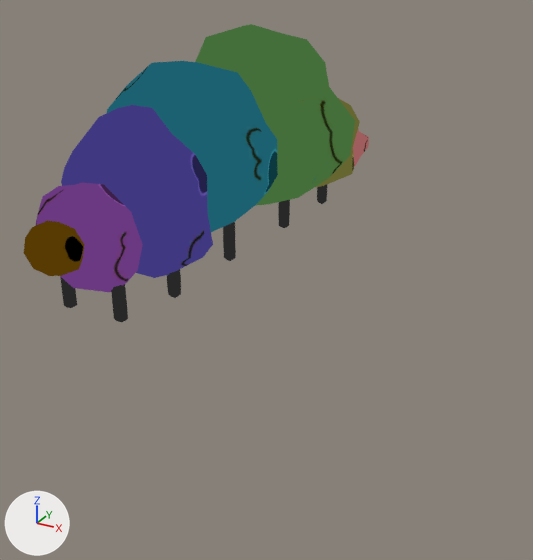
Before and after pictures for a commit that changed the glTF model godot/assets/models/battle/summons/FlufflapillarSad.glb.
One viewpoint serves both versions: a camera (50 mm lens) standing at (0.169, -0.271, 0.118) and looking at (0.024, -0.009, -0.014). Arrows for +X, +Y and +Z are at lower left; the lights stay in place. The picture after the commit comes second. Both versions are drawn at frame 0 of the action 'FlufflapillarSad_Intro'; the numbers are the values there. Vertices at exactly the same position are counted once.

The first picture shows 'FlufflapillarSad.001'.
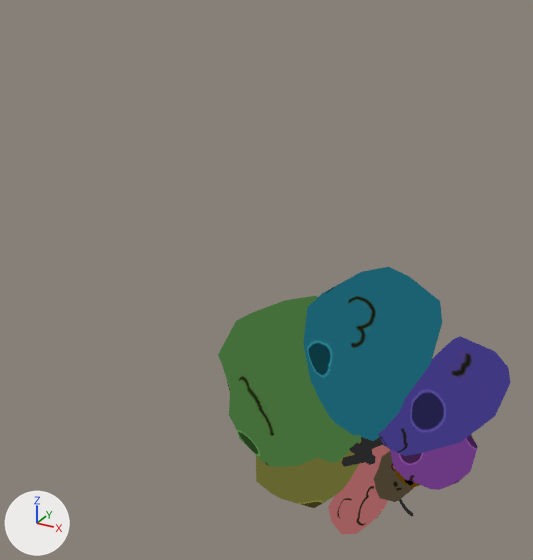
Location of each change, (x1, y1, x2, y2) in pixels of the pictures (533 x 560 px; the box of a moved part takes in the faces that stretch with it):
'FlufflapillarSad.001', reshaped, rescaled, moved, turned
    before: (24, 24, 369, 322)
    after: (218, 267, 511, 534)
part 1 of me_flufflapillarsad, moved or reshaped (not visible afterwards)
    before: (223, 222, 236, 261)
part 2 of me_flufflapillarsad, moved or reshaped (not visible afterwards)
    before: (167, 269, 181, 298)
part 3 of me_flufflapillarsad, moved or reshaped (not visible afterwards)
    before: (111, 284, 128, 322)
part 4 of me_flufflapillarsad, moved or reshaped (not visible before)
    after: (361, 437, 373, 456)
part 5 of me_flufflapillarsad, moved or reshaped (not visible before)
    after: (359, 437, 383, 452)
part 6 of me_flufflapillarsad, moved or reshaped (not visible afterwards)
    before: (60, 277, 77, 308)
part 7 of me_flufflapillarsad, moved or reshaped (not visible afterwards)
    before: (278, 200, 290, 228)
part 8 of me_flufflapillarsad, moved or reshaped (not visible before)
    after: (349, 443, 376, 465)
part 9 of me_flufflapillarsad, moved or reshaped (not visible before)
    after: (399, 499, 413, 516)
part 10 of me_flufflapillarsad, moved or reshaped (not visible afterwards)
    before: (317, 185, 327, 204)
part 11 of me_flufflapillarsad, moved or reshaped (not visible before)
    after: (342, 455, 365, 467)
part 12 of me_flufflapillarsad, moved or reshaped
    before: (24, 24, 369, 292)
    after: (218, 267, 511, 534)

Edits to the bpy script that builds the scene:
```text
Change me_flufflapillarsad:
    used by ob_flufflapillarsad_001; parent = ob_flufflapillarsad; location = (0.0, 0.0, 0.0); rotation_euler = (1.571, 0.0, 0.0), in degrees (90, 0, 0)
    remove me_flufflapillarsad.from_pydata(...)  # 809 vertices, 1530 faces; spans x -1.01..0.99, y 0.0..1.81, z -2.23..2.35
    add me_flufflapillarsad.from_pydata(...)  # 809 vertices, 1530 faces; spans x 0.01..2.6, y -1.03..0.97, z -2.6..-0.1
    me_flufflapillarsad part 1: the loose piece of 26 vertices spanning x 0.28..0.37, y 0.0..0.43, z 0.48..0.57 is multiplied about its middle by the matrix ((0.0, -0.171, 0.985), (1.0, 0.006, 0.001), (-0.006, 0.985, 0.171)), then moved by (1.23, 0.09, -2.03)
    me_flufflapillarsad part 2: the loose piece of 26 vertices spanning x 0.3..0.39, y 0.0..0.31, z 1.3..1.4 is multiplied about its middle by the matrix ((-0.003, 0.756, 0.655), (1.0, 0.005, -0.001), (-0.004, 0.655, -0.756)), then moved by (1.28, 0.16, -2.86)
    me_flufflapillarsad part 3: the loose piece of 26 vertices spanning x 0.2..0.29, y 0.0..0.39, z 1.81..1.9 is multiplied about its middle by the matrix ((-0.003, 0.952, -0.306), (1.0, 0.003, -0.001), (0.0, -0.306, -0.952)), then moved by (1.42, 0.02, -3.36)
    me_flufflapillarsad part 4: the loose piece of 26 vertices spanning x -0.34..-0.25, y 0.0..0.43, z 0.48..0.57 is multiplied about its middle by the matrix ((0.0, -0.171, 0.985), (1.0, 0.006, 0.001), (-0.006, 0.985, 0.171)), then moved by (1.84, -0.53, -2.03)
    me_flufflapillarsad part 5: the loose piece of 26 vertices spanning x -0.36..-0.27, y 0.0..0.31, z 1.3..1.4 is multiplied about its middle by the matrix ((-0.003, 0.756, 0.655), (1.0, 0.005, -0.001), (-0.004, 0.655, -0.756)), then moved by (1.94, -0.5, -2.86)
    me_flufflapillarsad part 6: the loose piece of 26 vertices spanning x -0.26..-0.17, y 0.0..0.39, z 1.81..1.9 is multiplied about its middle by the matrix ((-0.003, 0.952, -0.306), (1.0, 0.003, -0.001), (0.0, -0.306, -0.952)), then moved by (1.88, -0.44, -3.35)
    me_flufflapillarsad part 7: the loose piece of 26 vertices spanning x 0.3..0.39, y 0.0..0.39, z -0.46..-0.37 is multiplied about its middle by the matrix ((-0.001, -0.904, 0.428), (1.0, -0.002, -0.003), (0.004, 0.428, 0.904)), then moved by (1.14, 0.13, -1.21)
    me_flufflapillarsad part 8: the loose piece of 26 vertices spanning x -0.36..-0.27, y 0.0..0.39, z -0.46..-0.37 is multiplied about its middle by the matrix ((0.001, -0.907, 0.422), (1.0, 0.0, -0.003), (0.003, 0.422, 0.907)), then moved by (1.79, -0.53, -1.21)
    me_flufflapillarsad part 9: the loose piece of 25 vertices spanning x -0.24..-0.16, y 0.65..0.83, z -2.09..-2.06 is multiplied about its middle by the matrix ((-0.008, 0.848, -0.529), (0.999, 0.005, -0.007), (-0.003, -0.529, -0.848)), then moved by (2.13, -0.95, -0.11)
    me_flufflapillarsad part 10: the loose piece of 26 vertices spanning x 0.3..0.39, y 0.0..0.31, z -1.31..-1.22 is multiplied about its middle by the matrix ((0.0, -0.846, -0.533), (1.0, 0.004, -0.006), (0.007, -0.533, 0.846)), then moved by (1.13, 0.17, -0.48)
    me_flufflapillarsad part 11: the loose piece of 26 vertices spanning x -0.36..-0.27, y 0.0..0.31, z -1.31..-1.22 is multiplied about its middle by the matrix ((0.0, -0.846, -0.533), (1.0, 0.004, -0.006), (0.007, -0.533, 0.846)), then moved by (1.79, -0.48, -0.48)
    me_flufflapillarsad part 12: 499 of 809 vertices moved; they spanned x -1.01..0.99, y 0.18..1.81, z -2.23..2.35 and now span x 0.01..2.6, y -1.03..0.97, z -2.6..-0.1; mean shift (1.49, -0.73, -1.49); largest move (-0.1, 0.71, 2.3) -> (1.81, -0.12, -1.98)
    other edits to the shape of me_flufflapillarsad do not show in these pictures
Change ob_flufflapillarsad_001:
    remove ob_flufflapillarsad_001.parent = ob_flufflapillarsad
    ob_flufflapillarsad_001.rotation_euler: (1.571, 0.0, 0.0) -> (0.0, 0.0, 0.0)  # degrees (90, 0, 0) -> degrees (0, 0, 0)
    ob_flufflapillarsad_001.scale: (1.0, 1.0, 1.0) -> (0.05, 0.05, 0.05)
```
